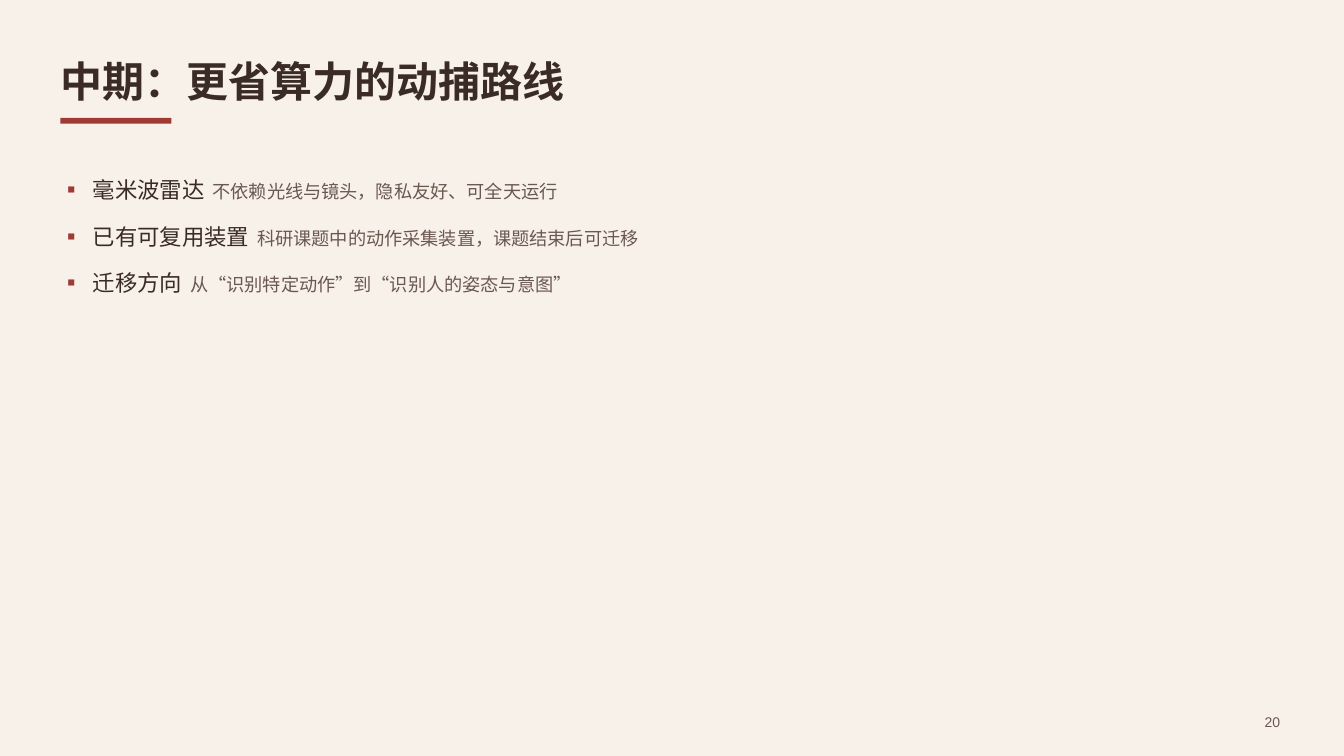
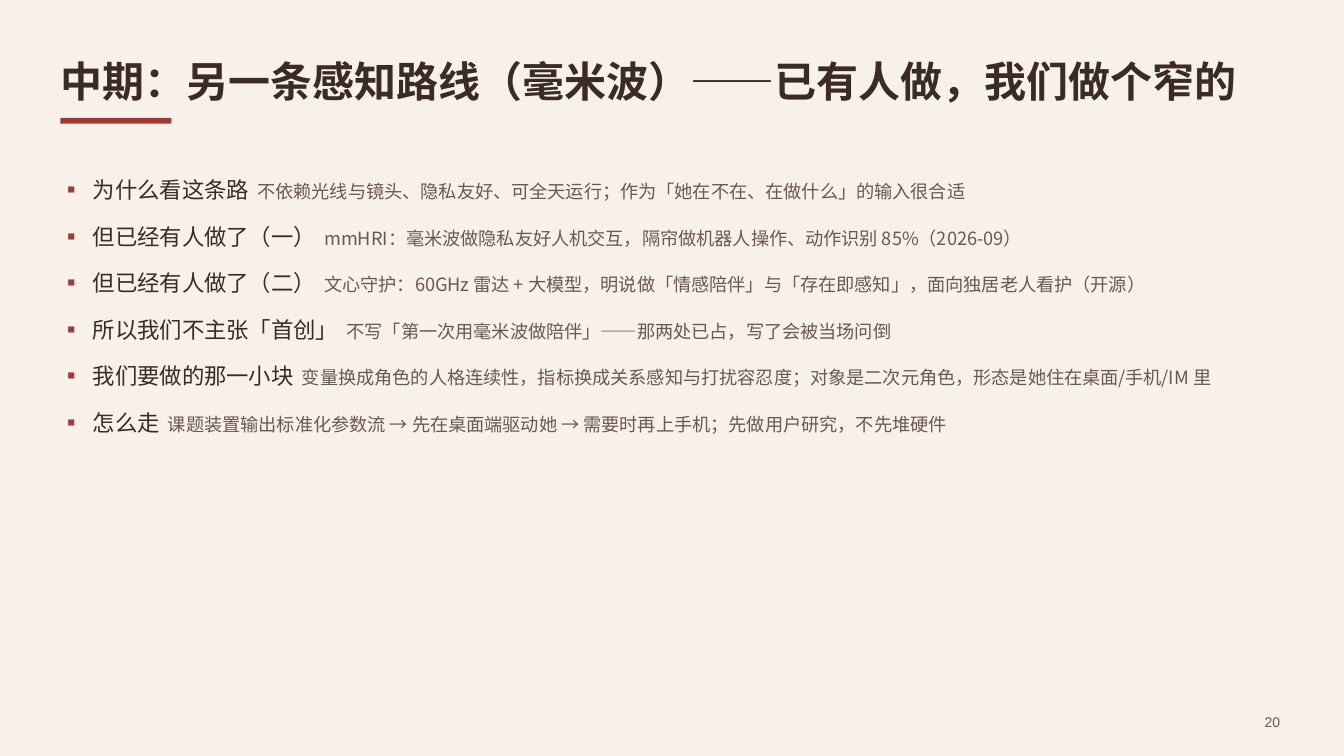
Before and after one commit to sensei142563/AIpet-Murasame, a slide deck: slide 20 of dev/ppt/out/Deck.pptx. Drawn at 1344x756 pixels with LibreOffice and Linux fonts; fonts in the diff are those of the drawing. Boxes give left, top, right and bottom in pixels: in the first picture for what was removed or moved away, otherwise in the second. Text is boxed around its words. In the diff, an @@ line names an element or a change of style, - is before the commit and + after.

```diff
--- a/dev/ppt/out/Deck.pptx
+++ b/dev/ppt/out/Deck.pptx
@@ text at [60,61,1236,103]: text changed @@
-中期：更省算力的动捕路线
+中期：另一条感知路线（毫米波）——已有人做，我们做个窄的
@@ text at [93,179,1211,434]: text changed @@
-▪ 毫米波雷达 不依赖光线与镜头，隐私友好、可全天运行
-▪ 已有可复用装置 科研课题中的动作采集装置，课题结束后可迁移
-▪ 迁移方向 从“识别特定动作”到“识别人的姿态与意图”
+▪ 为什么看这条路 不依赖光线与镜头、隐私友好、可全天运行；作为「她在不在、在做什么」的输入很合适
+▪ 但已经有人做了（一） mmHRI：毫米波做隐私友好人机交互，隔帘做机器人操作、动作识别 85%（2026-09）
+▪ 但已经有人做了（二） 文心守护：60GHz 雷达 + 大模型，明说做「情感陪伴」与「存在即感知」，面向独居老人看护（开源）
+▪ 所以我们不主张「首创」 不写「第一次用毫米波做陪伴」——那两处已占，写了会被当场问倒
+▪ 我们要做的那一小块 变量换成角色的人格连续性，指标换成关系感知与打扰容忍度；对象是二次元角色，形态是她住在桌面/手机/IM 里
+▪ 怎么走 课题装置输出标准化参数流 → 先在桌面端驱动她 → 需要时再上手机；先做用户研究，不先堆硬件
```
Also in this commit, not shown: 6 other files.
